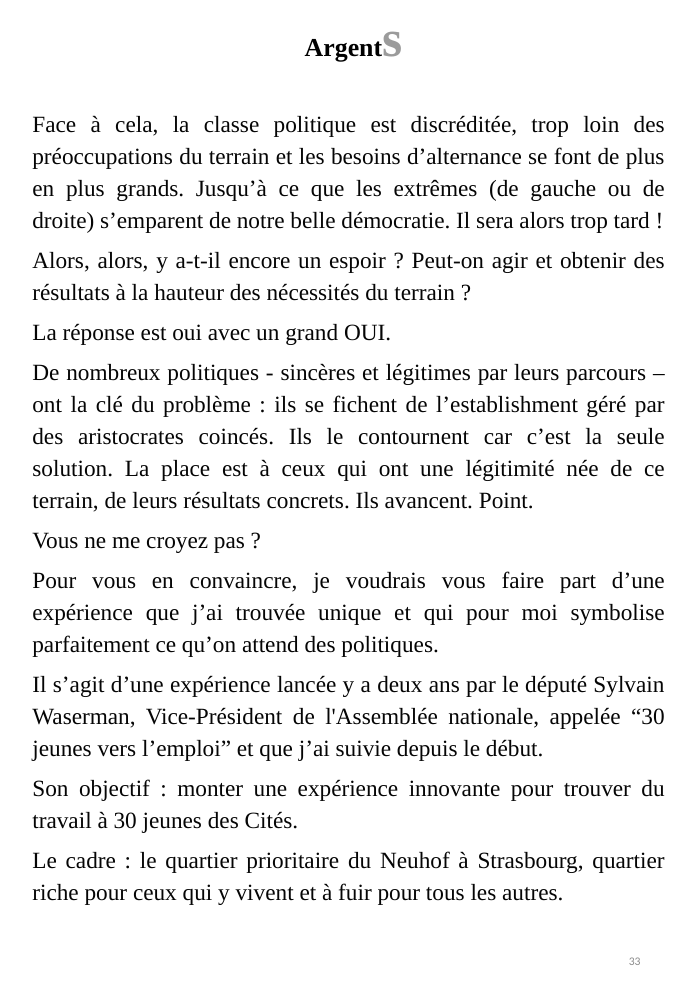
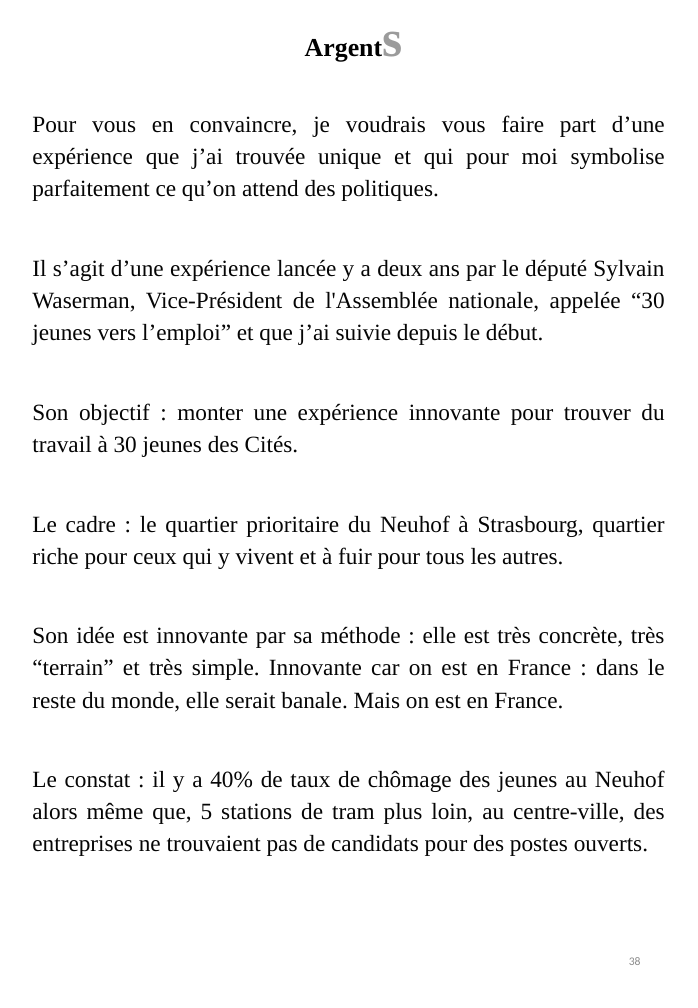
Before and after one commit to BenjaminLOUIS84/e_commerce, a slide deck: slide 38 of e_commerce/public/ppsx/tome3.ppsx (slide 33 before the commit). Drawn at 698x1008 pixels with LibreOffice and Linux fonts; fonts in the diff are those of the drawing. Boxes give left, top, right and bottom in pixels: in the first picture for what was removed or moved away, otherwise in the second. Text is boxed around its words. In the diff, an @@ line names an element or a change of style, - is before the commit and + after.

```diff
--- a/e_commerce/public/ppsx/tome3.ppsx
+++ b/e_commerce/public/ppsx/tome3.ppsx
@@ text at (x1=32, y1=115, x2=665, y2=553): paragraphs removed @@
-Face à cela, la classe politique est discréditée, trop loin des préoccupations du terrain et les besoins d’alternance se font de plus en plus grands. Jusqu’à ce que les extrêmes (de gauche ou de droite) s’emparent de notre belle démocratie. Il sera alors trop tard !
-Alors, alors, y a-t-il encore un espoir ? Peut-on agir et obtenir des résultats à la hauteur des nécessités du terrain ?
-La réponse est oui avec un grand OUI.
-De nombreux politiques - sincères et légitimes par leurs parcours – ont la clé du problème : ils se fichent de l’establishment géré par des aristocrates coincés. Ils le contournent car c’est la seule solution. La place est à ceux qui ont une légitimité née de ce terrain, de leurs résultats concrets. Ils avancent. Point.
-Vous ne me croyez pas ?
@@ text at (x1=32, y1=626, x2=665, y2=856): paragraphs added @@
+Son idée est innovante par sa méthode : elle est très concrète, très “terrain” et très simple. Innovante car on est en France : dans le reste du monde, elle serait banale. Mais on est en France.
+Le constat : il y a 40% de taux de chômage des jeunes au Neuhof alors même que, 5 stations de tram plus loin, au centre-ville, des entreprises ne trouvaient pas de candidats pour des postes ouverts.
@@ page number at (x1=629, y1=957, x2=641, y2=965): text changed @@
-33
+38
```
Also in this commit, not shown: 35 other slides changed, 9 slides added.
